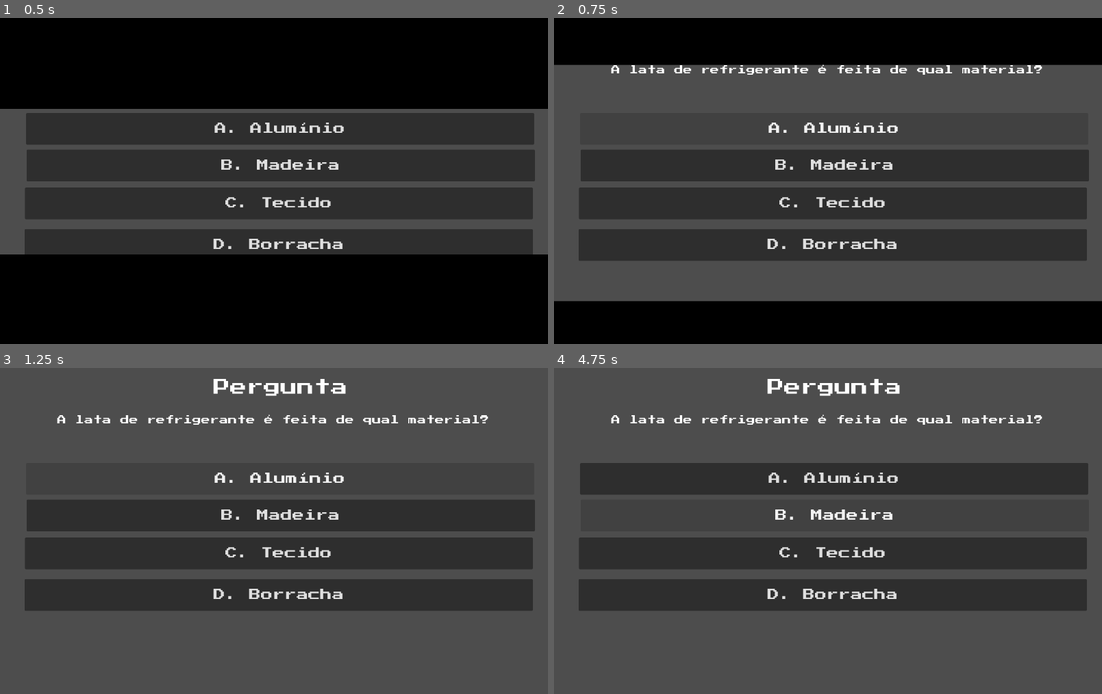
Above: before the commit, frames 1-4 (two rows, left to right).
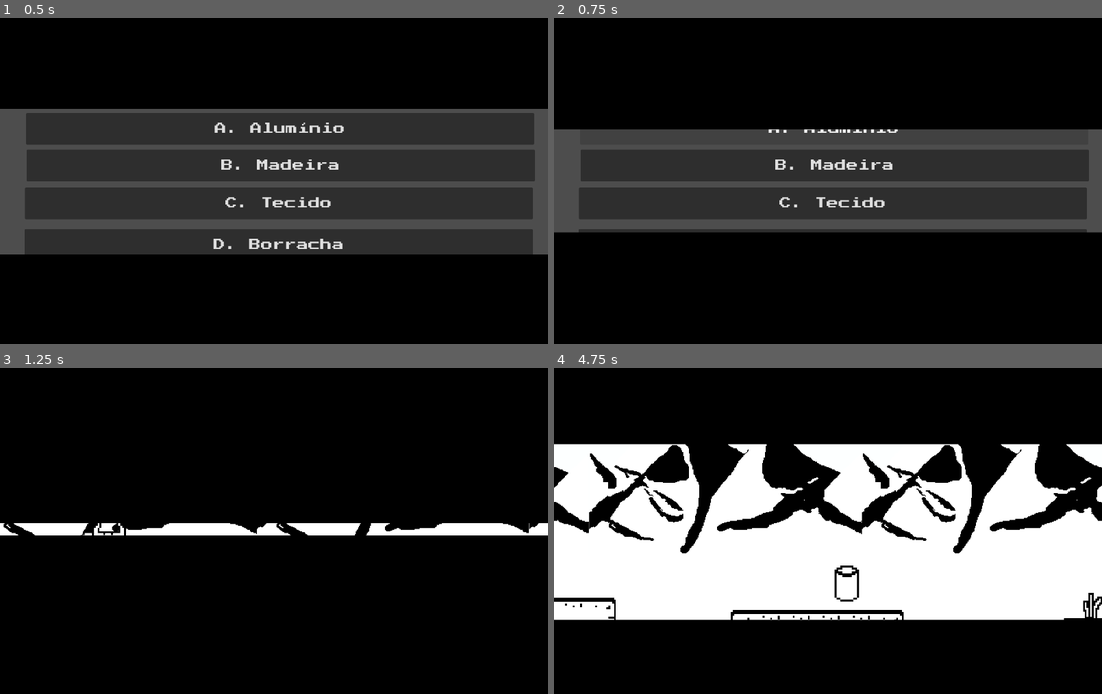
Above: after the commit, the same moments.

Repository: TaubatexasRobotics/new-crazy-bull
Game: Godot game, scene res://scenes/quiz.tscn
Two runs of this game, one before a commit and one after it. Both use one fixed random seed, a clock stepped at 60 frames per second and the inputs below. This scene is started directly instead of the project's main scene.
Inputs (mouse positions are in pixels of both pictures, inside the frame that each line leads up to):
- Up to frame 1 (0.5 s): no input
- Up to frame 2 (0.75 s): click "A. Alumínio" at 0.5 s
- Up to frame 3 (1.25 s): no input
- Up to frame 4 (4.75 s): click (833, 514) at 1.25 s, where only the run before the commit has a clickable "B. Madeira"; click (833, 553) at 2 s, where only the run before the commit has a clickable "C. Tecido"; click (833, 596) at 2.75 s, where only the run before the commit has a clickable "D. Borracha"; click (833, 478) at 3.5 s, where only the run before the commit has a clickable "A. Alumínio"; click (833, 514) at 4.25 s, where only the run before the commit has a clickable "B. Madeira"

Frame 1 is identical in both runs. In frame 2, 41% of the frame differs, in the area x 0-100%, y 14-87%; in frame 3, 100%, in the area x 0-100%, y 0-100%; in frame 4, 100%.
Error before the commit: Invalid access to property or key 'data' on a base object of type 'Button'. (res://scripts/quiz.gd:41)

Commit message:
Fix quiz system

Diff:
--- a/scripts/quiz.gd
+++ b/scripts/quiz.gd
@@ -38,28 +38,28 @@
 
 func _on_option_a_pressed() -> void:
 	var selected_option : String = "A"
-	if selected_option == option_a['data'][ref_question]['correct_answer']:
+	if selected_option == questions['data'][ref_question]['correct_answer']:
 		transition.fade_in("level")
 	else:
 		transition.fade_in("game_over")
 
 func _on_option_b_pressed() -> void:
 	var selected_option : String = "B"
-	if selected_option == option_a['data'][ref_question]['correct_answer']:
+	if selected_option == questions['data'][ref_question]['correct_answer']:
 		transition.fade_in("level")
 	else:
 		transition.fade_in("game_over")
 
 func _on_option_c_pressed() -> void:
 	var selected_option : String = "C"
-	if selected_option == option_a['data'][ref_question]['correct_answer']:
+	if selected_option == questions['data'][ref_question]['correct_answer']:
 		transition.fade_in("level")
 	else:
 		transition.fade_in("game_over")
 
 func _on_option_d_pressed() -> void:
 	var selected_option : String = "D"
-	if selected_option == option_a['data'][ref_question]['correct_answer']:
+	if selected_option == questions['data'][ref_question]['correct_answer']:
 		transition.fade_in("level")
 	else:
 		transition.fade_in("game_over")
